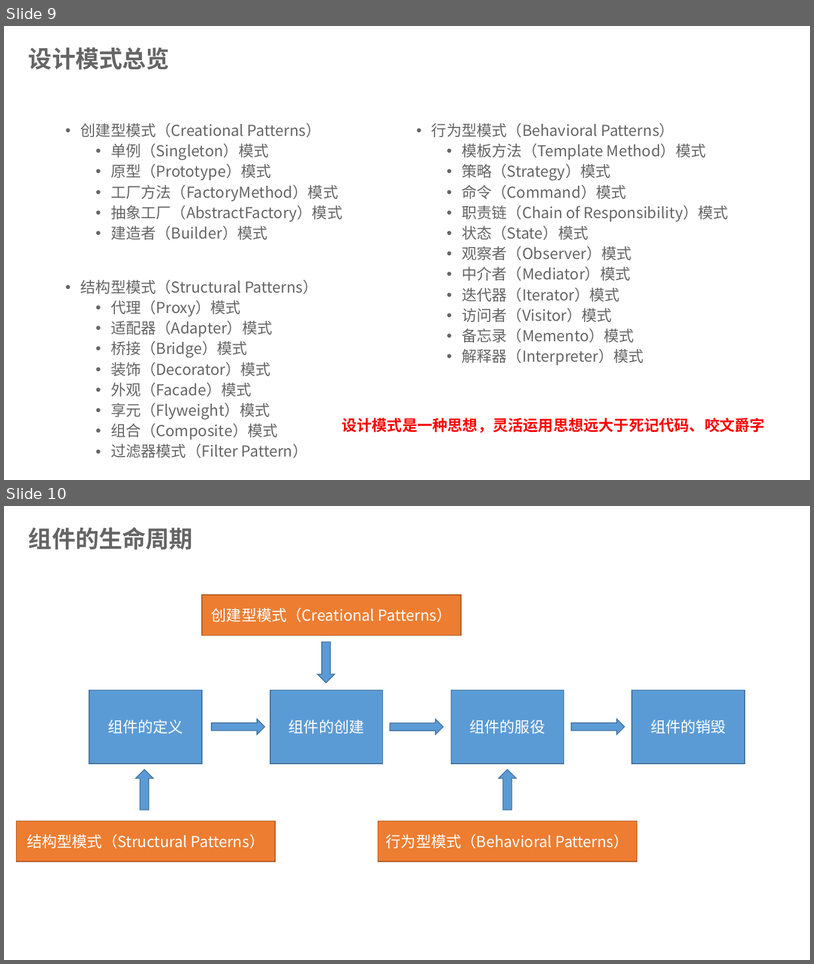
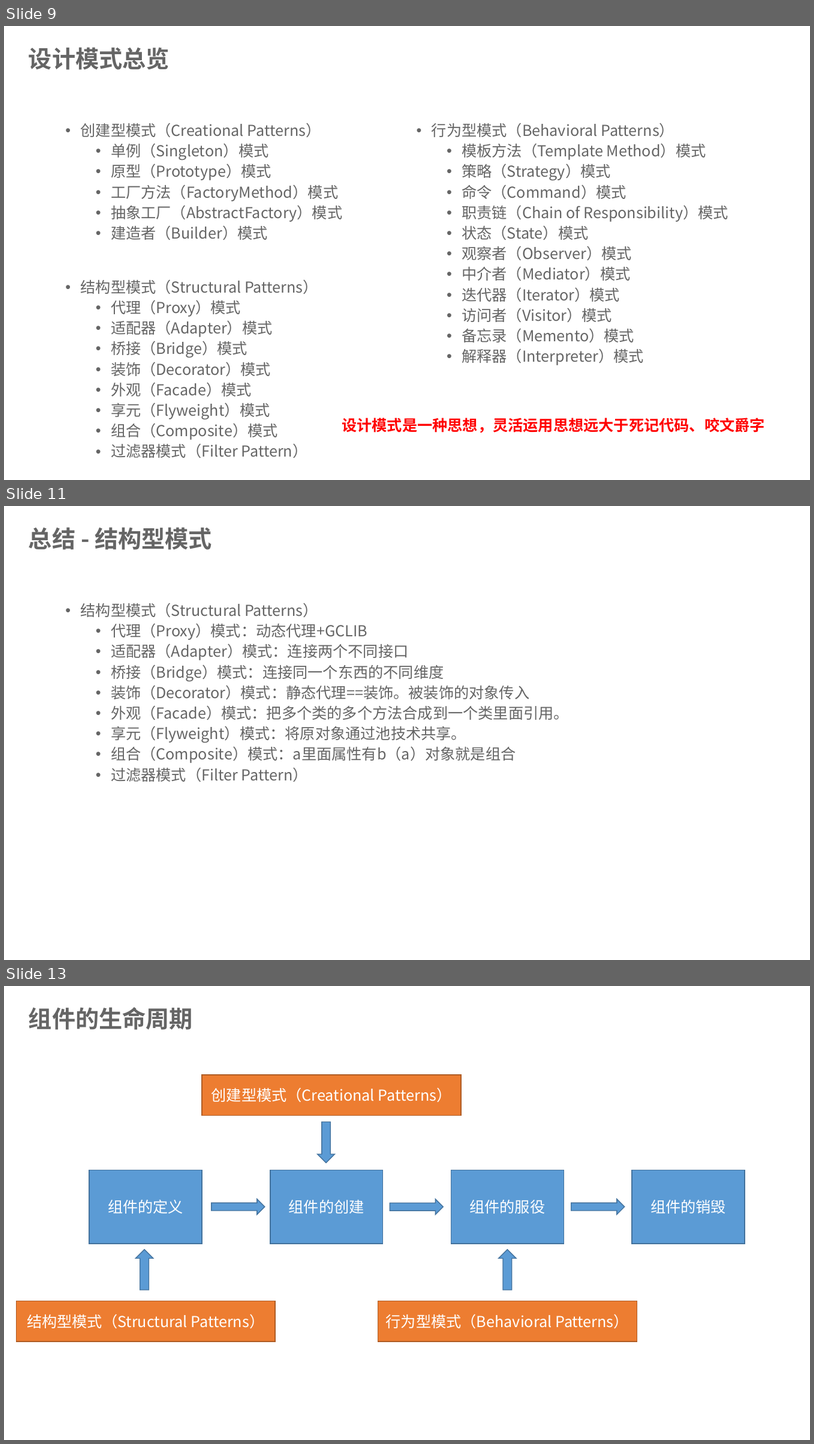
Before and after one commit to shuhongfan/design-patterns, a slide deck: 设计模式与框架源码.pptx. Shown one above the other, each under a label of ours: slides 9 and 10 before the commit, slides 9, 11 and 13 after it; the slides between them are not shown. The pictures are 814x964 and 814x1444 pixels, drawn with LibreOffice and Linux fonts; fonts in the diff are those of the drawing; background and template pictures are left out. Boxes give left, top, right and bottom in pixels: in the first picture for what was removed or moved away, otherwise in the second. Text is boxed around its words. In the diff, an @@ line names an element or a change of style, - is before the commit and + after.

Commit message:
ppt总结

```diff
--- a/设计模式与框架源码.pptx
+++ b/设计模式与框架源码.pptx
@@ slide 11 added at (4,506,810,960), background picture (left out) @@
@@ title added at (29,527,212,550), 28 pt, text #656565, bold @@
+总结 - 结构型模式
@@ text added at (81,603,569,781), 18 pt, text #656565 @@
+• 结构型模式（Structural Patterns）
+  • 代理（Proxy）模式：动态代理+GCLIB
+  • 适配器（Adapter）模式：连接两个不同接口
+  • 桥接（Bridge）模式：连接同一个东西的不同维度
+  • 装饰（Decorator）模式：静态代理==装饰。被装饰的对象传入
+  • 外观（Facade）模式：把多个类的多个方法合成到一个类里面引用。
+  • 享元（Flyweight）模式：将原对象通过池技术共享。
+  • 组合（Composite）模式：a里面属性有b（a）对象就是组合
+  • 过滤器模式（Filter Pattern）
@@ what was slide 10 is now slide 13 @@
```
Also in this commit, not shown: 2 other slides added, 1 other file.
